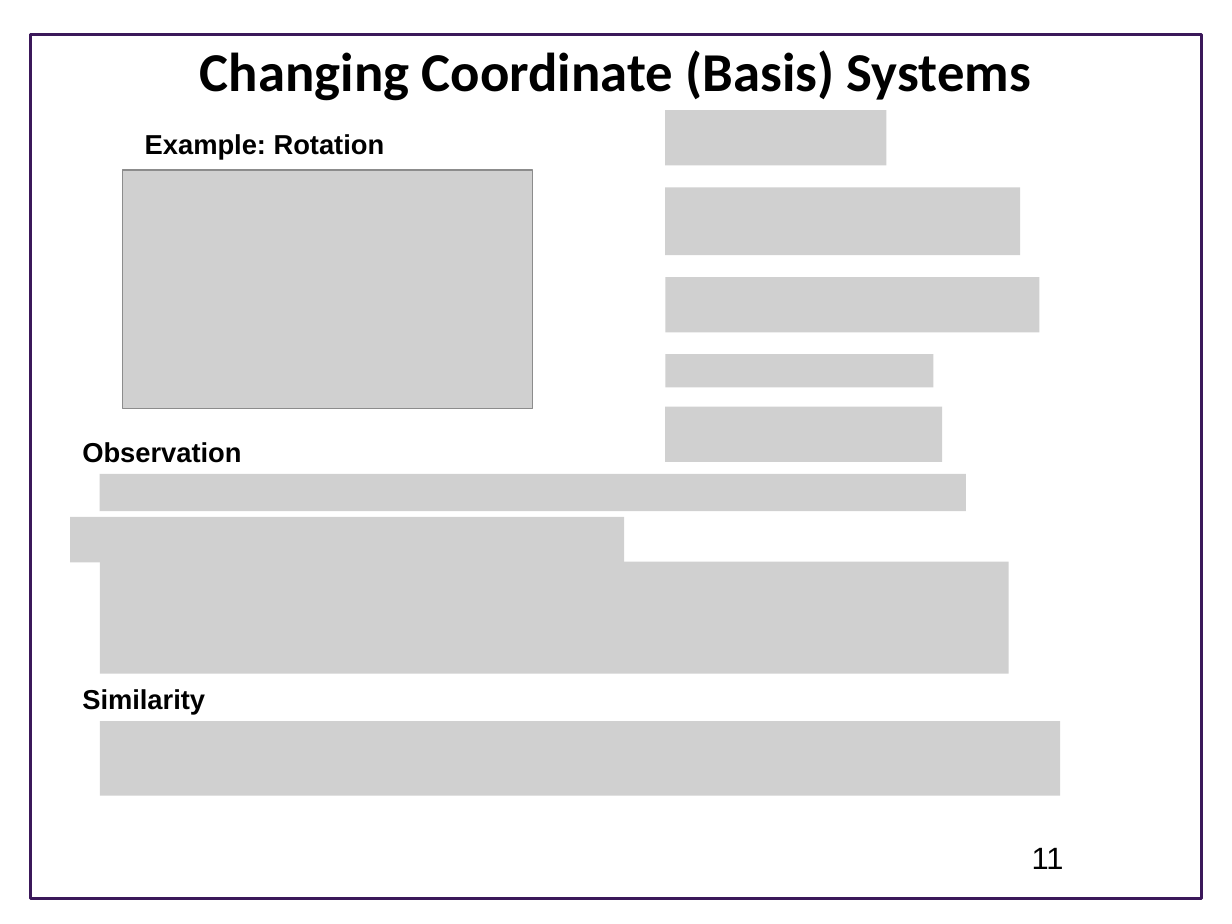
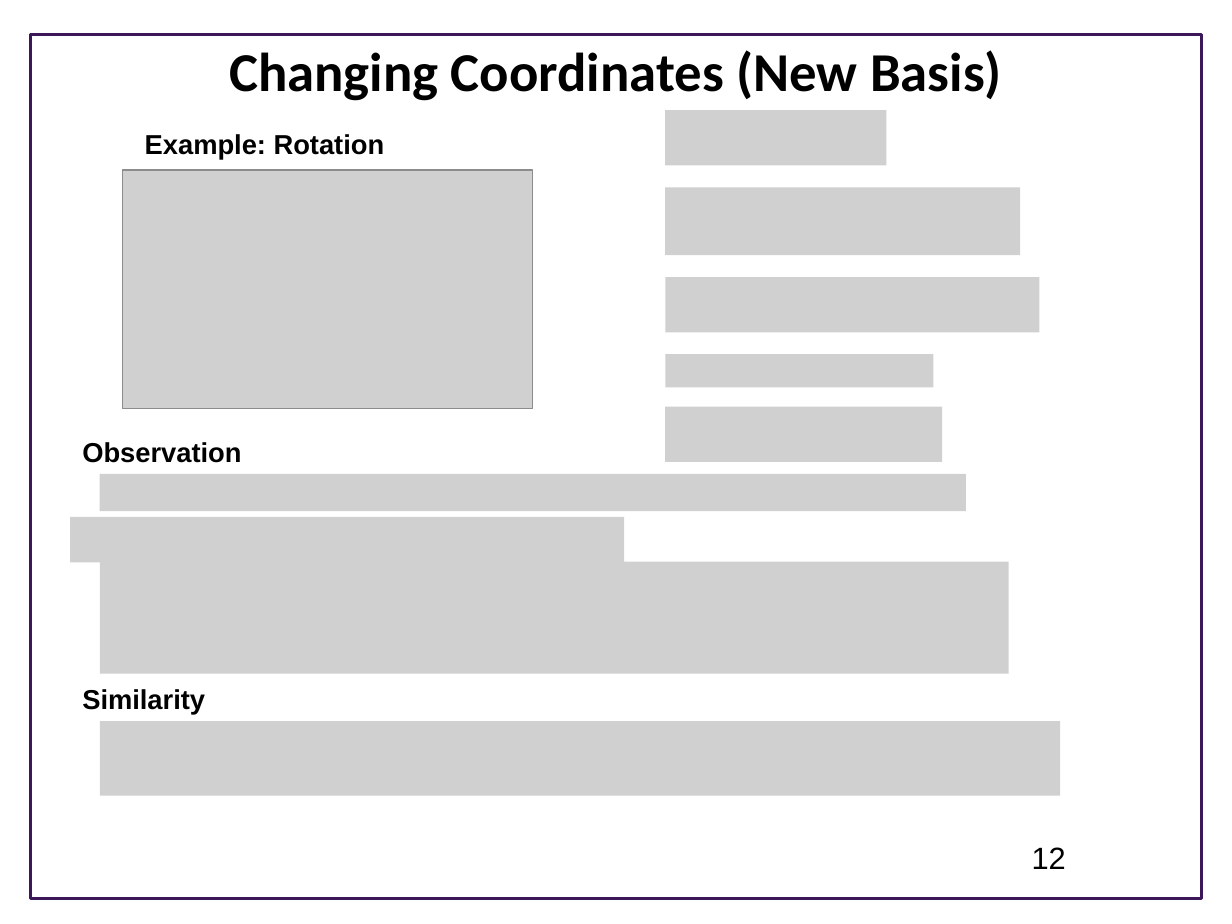
Before and after one commit to joseph-hellerstein/advanced-controls-lectures, a slide deck: slide 12 of Lecture_4-Geometric-Linear-Algebra/Geometric-Linear-Algebra.pptx (slide 11 before the commit). Drawn at 1232x924 pixels with LibreOffice and Linux fonts; fonts in the diff are those of the drawing; grey boxes stand for pictures; background and template pictures are left out. Boxes give left, top, right and bottom in pixels: in the first picture for what was removed or moved away, otherwise in the second. Text is boxed around its words. In the diff, an @@ line names an element or a change of style, - is before the commit and + after.

```diff
--- a/Lecture_4-Geometric-Linear-Algebra/Geometric-Linear-Algebra.pptx
+++ b/Lecture_4-Geometric-Linear-Algebra/Geometric-Linear-Algebra.pptx
@@ title at [229, 50, 1002, 101]: text changed @@
-Changing Coordinate (Basis) Systems
+Changing Coordinates (New Basis)
@@ page number at [1032, 847, 1066, 869]: text changed @@
-11
+12
```
Also in this commit, not shown: 7 other slides changed, 3 slides added, 9 slides removed.
